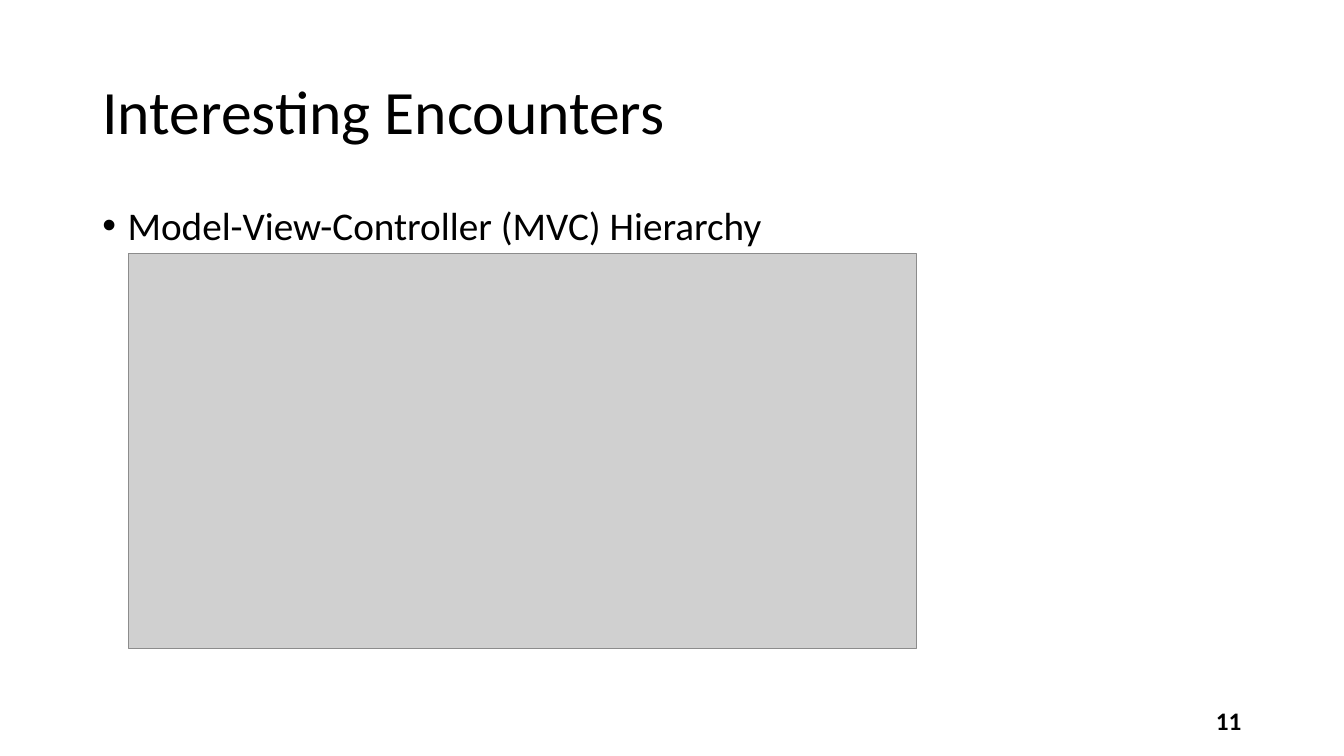
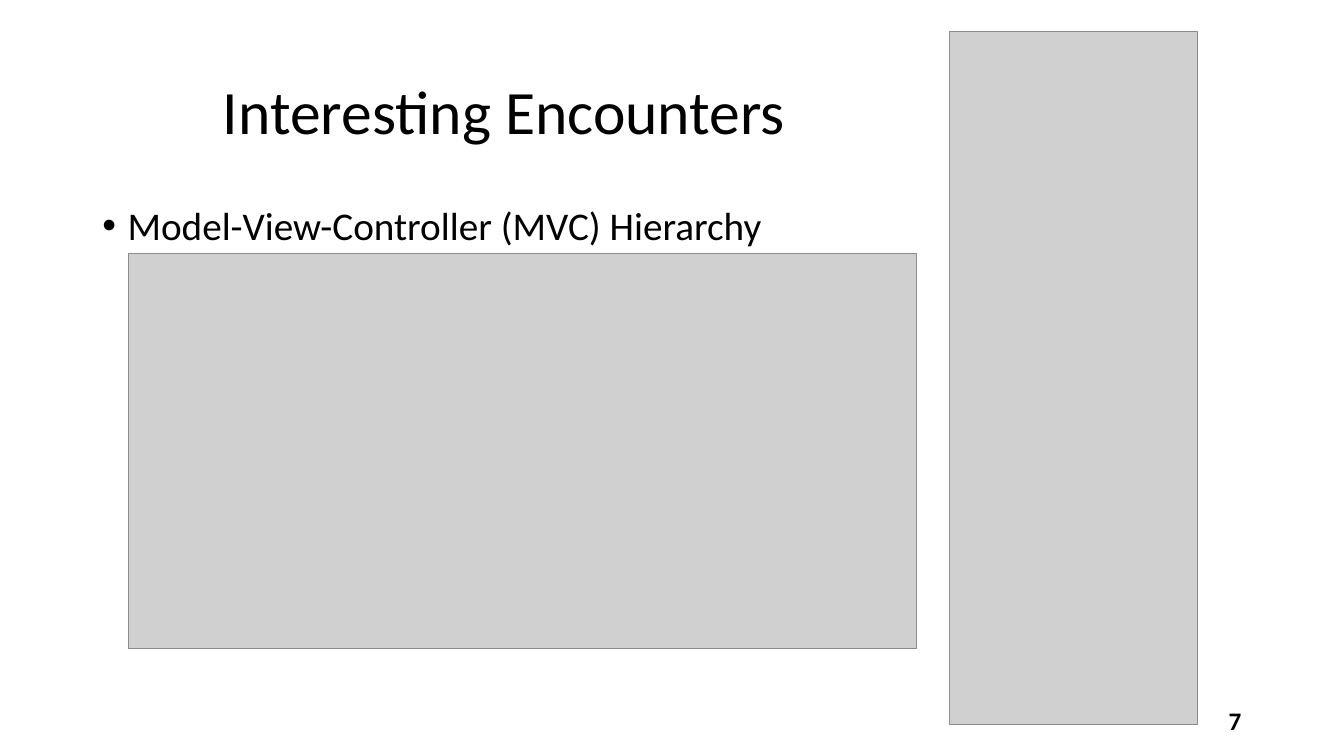
Before and after one commit to lukgav/ios-ar, a slide deck: slide 7 of projectPresentation/WatchOut Presentation.pptx (slide 11 before the commit). Drawn at 1344x756 pixels with LibreOffice and Linux fonts; fonts in the diff are those of the drawing; grey boxes stand for pictures. Boxes give left, top, right and bottom in pixels: in the first picture for what was removed or moved away, otherwise in the second. Text is boxed around its words. In the diff, an @@ line names an element or a change of style, - is before the commit and + after.

Commit message:
+ Add twitch code and project name and some pictures

```diff
--- a/projectPresentation/WatchOut Presentation.pptx
+++ b/projectPresentation/WatchOut Presentation.pptx
@@ title "Interesting Encounters" at bbox=[223, 91, 785, 145]: alignment left to centre @@
@@ picture added at bbox=[950, 31, 1198, 724] @@
@@ page number at bbox=[1229, 713, 1242, 730]: text changed @@
-11
+7
```
Also in this commit, not shown: 6 other slides changed, 4 slides added.
